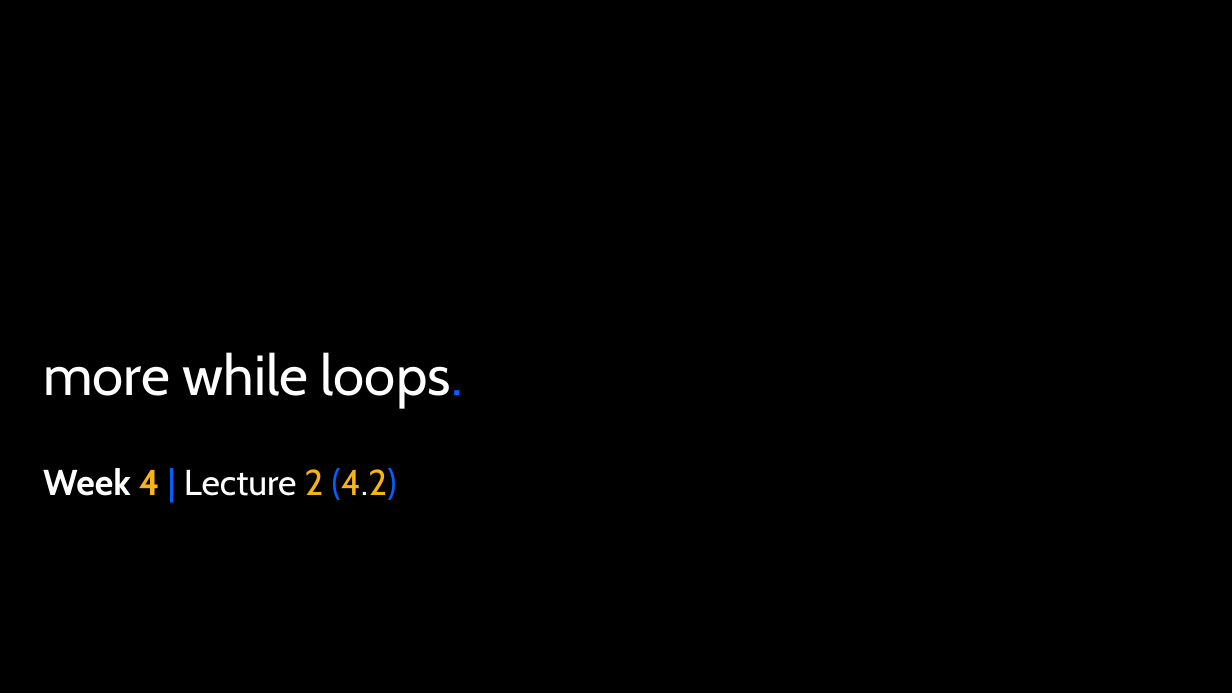
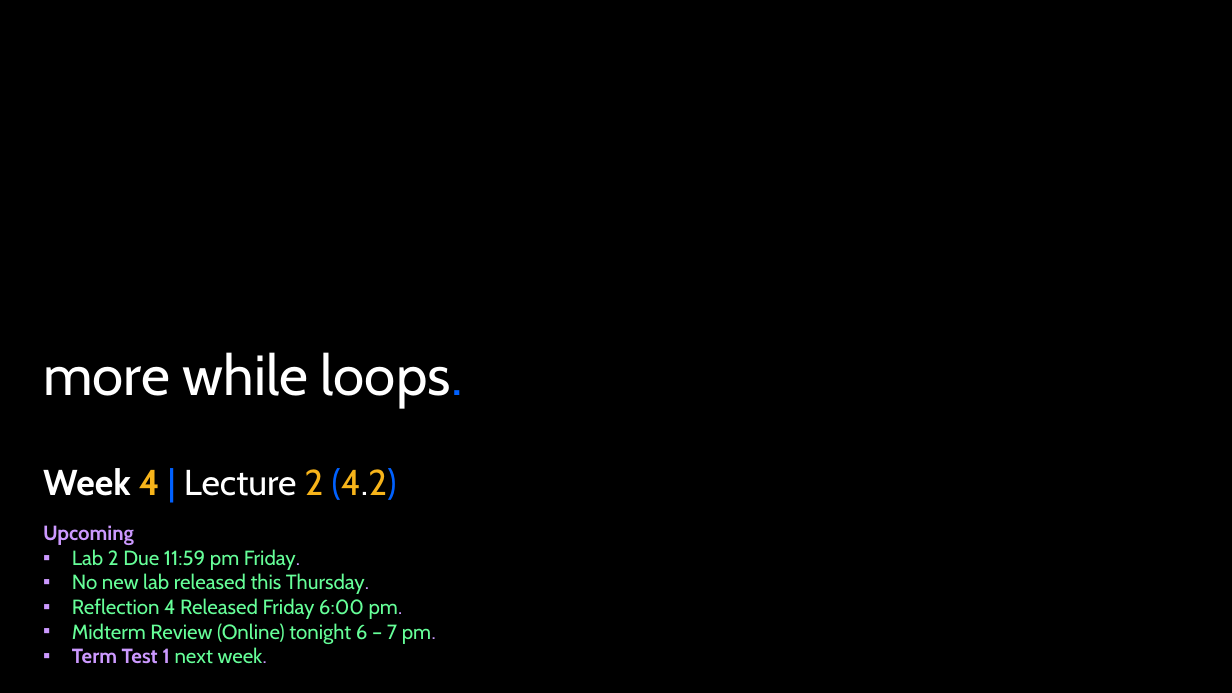
Before and after one commit to APS106/APS106-winter-2024-kinsella-goodfellow, a slide deck: slide 1 of lectures/week4/lecture2/slides/week4_lecture2.pptx. Drawn at 1232x693 pixels with LibreOffice and Linux fonts; fonts in the diff are those of the drawing; background and template pictures are left out. Boxes give left, top, right and bottom in pixels: in the first picture for what was removed or moved away, otherwise in the second. Text is boxed around its words. In the diff, an @@ line names an element or a change of style, - is before the commit and + after.

Commit message:
- Week 6 content update

```diff
--- a/lectures/week4/lecture2/slides/week4_lecture2.pptx
+++ b/lectures/week4/lecture2/slides/week4_lecture2.pptx
@@ text added at (43,525,436,664), 16 pt, text #66FF99 @@
+Upcoming
+▪ Lab 2 Due 11:59 pm Friday.
+▪ No new lab released this Thursday.
+▪ Reflection 4 Released Friday 6:00 pm.
+▪ Midterm Review (Online) tonight 6 – 7 pm.
+▪ Term Test 1 next week.
```
Also in this commit, not shown: 11 other files.
